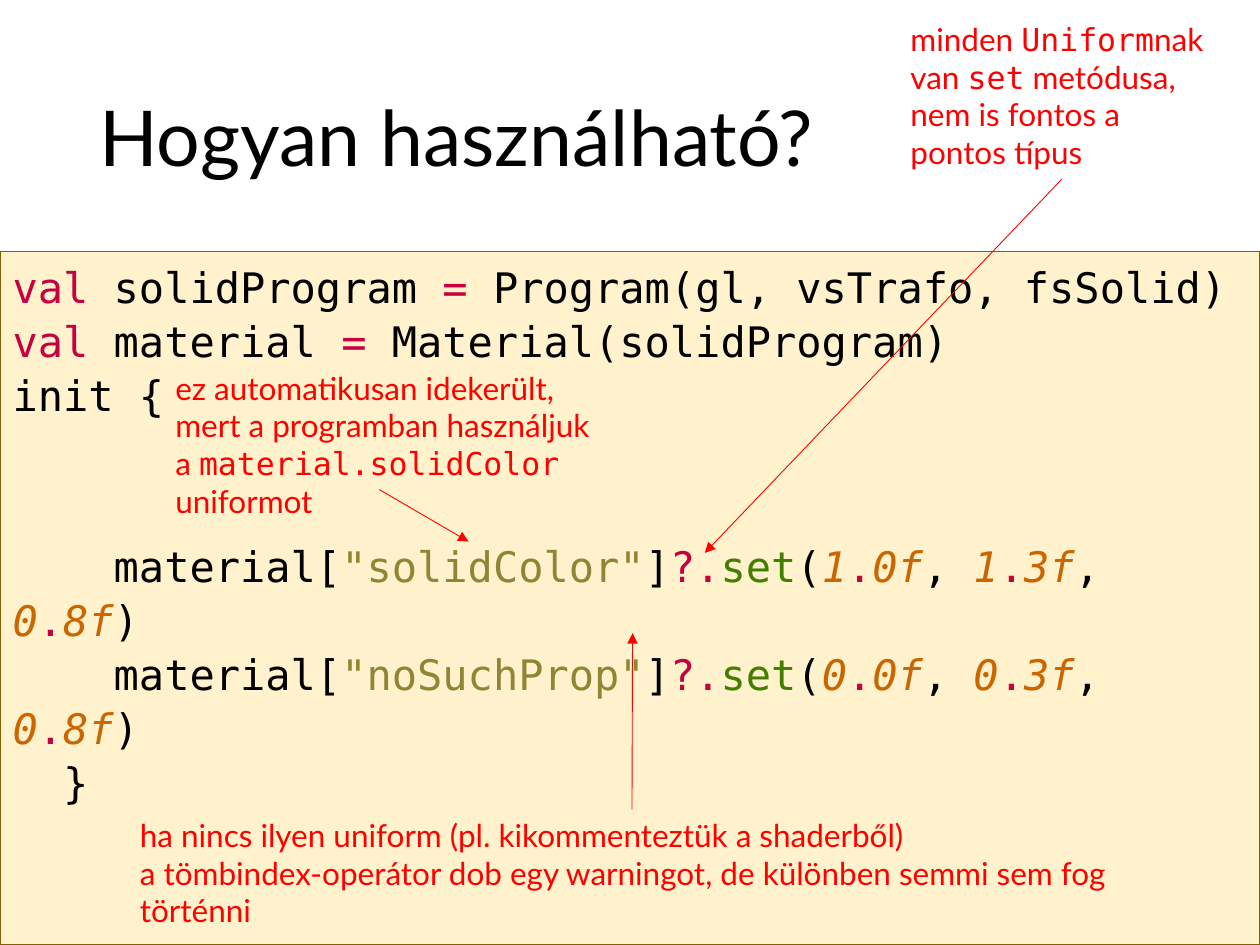
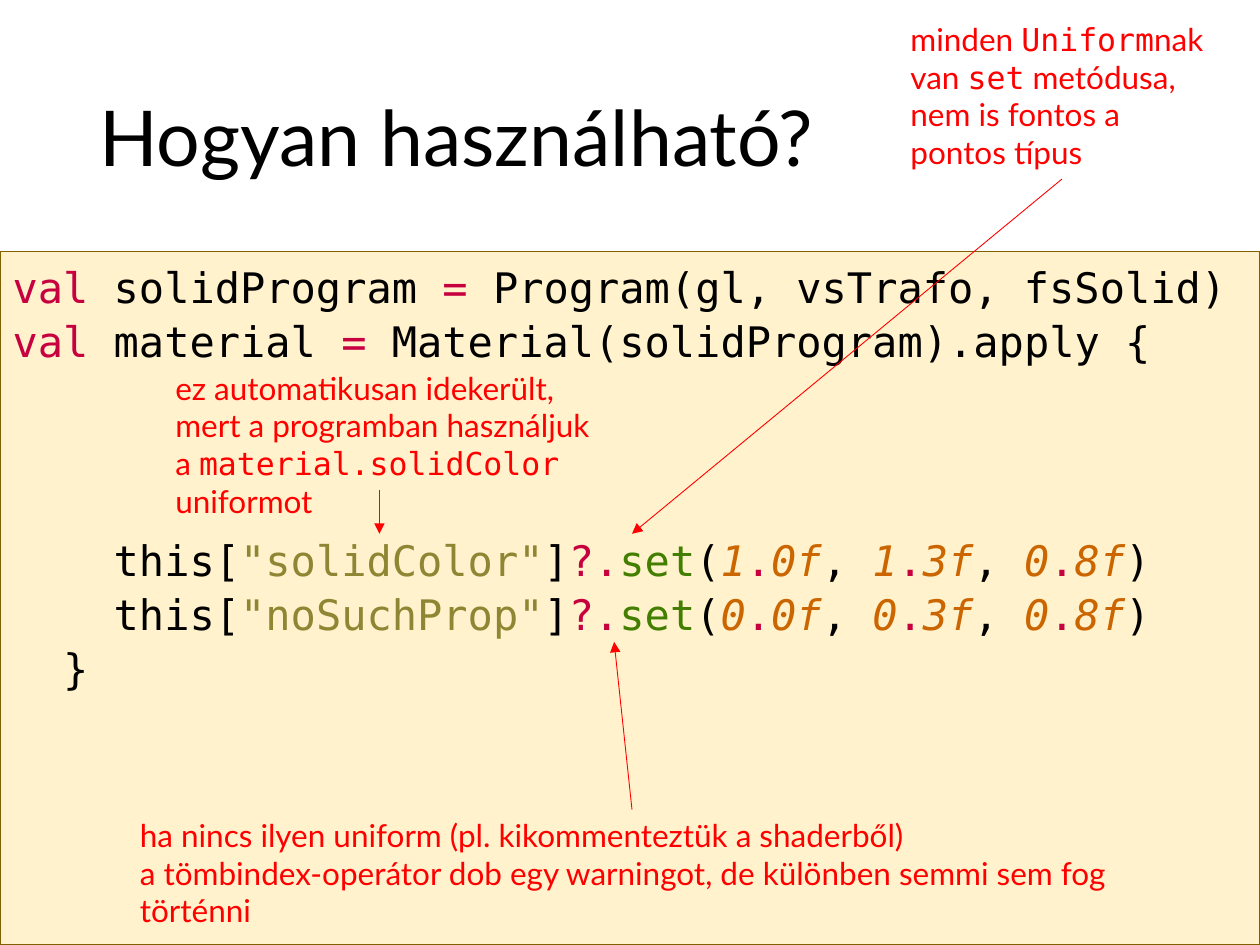
Before and after one commit to szecsi/kogfactory, a slide deck: slide 84 of projects/kog.3gr.020-gom/3gre050_gom-kotlin.pptx. Drawn at 1260x945 pixels with LibreOffice and Linux fonts; fonts in the diff are those of the drawing. Boxes give left, top, right and bottom in pixels: in the first picture for what was removed or moved away, otherwise in the second. Text is boxed around its words. In the diff, an @@ line names an element or a change of style, - is before the commit and + after.

```diff
--- a/projects/kog.3gr.020-gom/3gre050_gom-kotlin.pptx
+++ b/projects/kog.3gr.020-gom/3gre050_gom-kotlin.pptx
@@ arrow moved from (1062, 179) - (704, 553) to (1062, 179) - (633, 534) @@
@@ text at [13, 322, 1150, 639]: text changed @@
-val material = Material(solidProgram)
-init {
-material["solidColor"]?.set(1.0f, 1.3f, 0.8f)
-material["noSuchProp"]?.set(0.0f, 0.3f, 0.8f)
+val material = Material(solidProgram).apply {
+this["solidColor"]?.set(1.0f, 1.3f, 0.8f)
+this["noSuchProp"]?.set(0.0f, 0.3f, 0.8f)
@@ arrow moved from (379, 490) - (469, 542) to (379, 490) - (379, 534) @@
@@ arrow moved from (633, 810) - (633, 633) to (633, 810) - (614, 641) @@
```
Also in this commit, not shown: 4 other slides changed, 21 other files.
